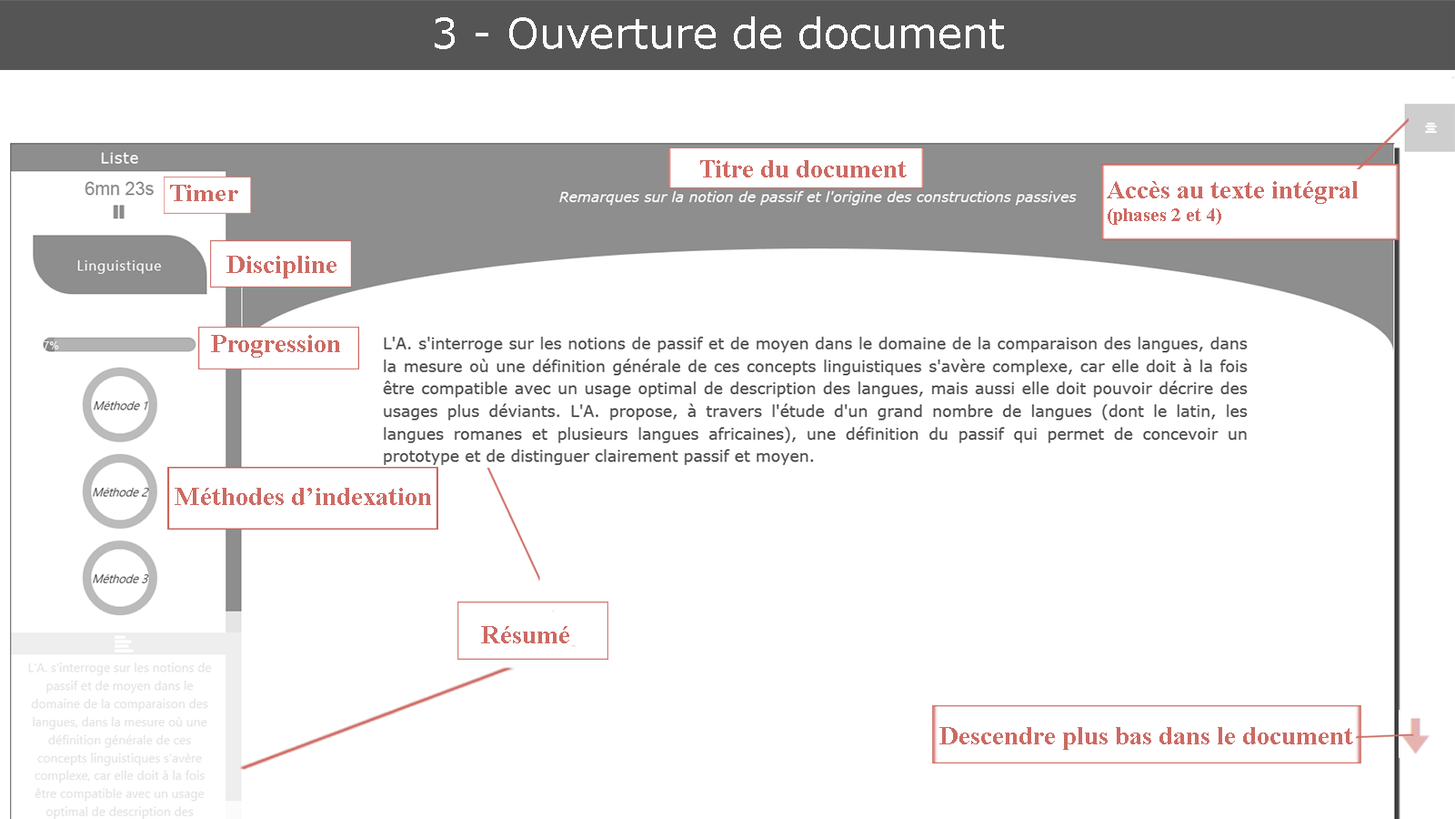
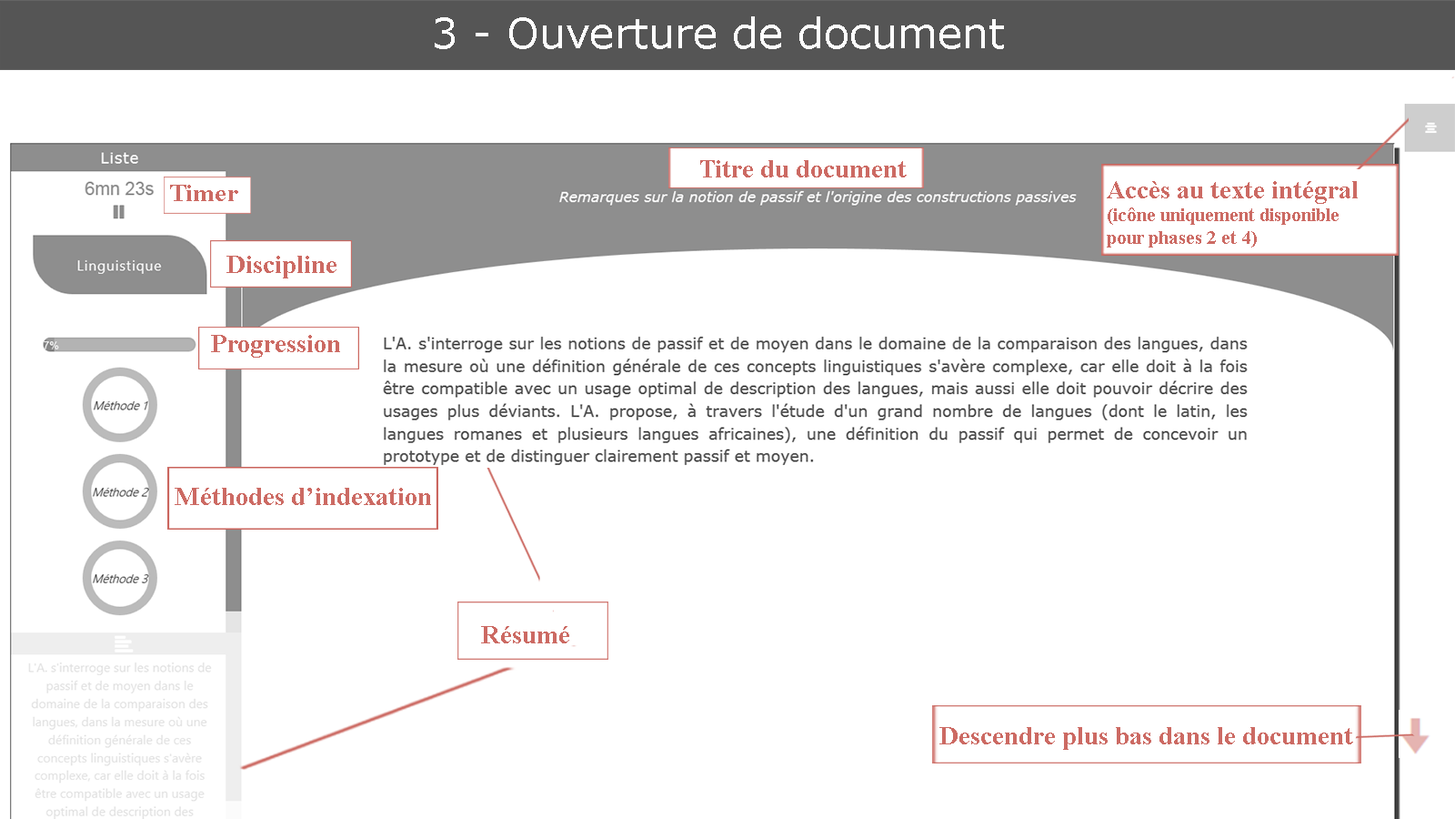
Layer changes from the first 1455x819 image to the second:
painted on "texte" (1st of 2) over box(1106, 207, 1339, 248)
painted on "texte" (2nd of 2) over box(1101, 164, 1399, 256)
